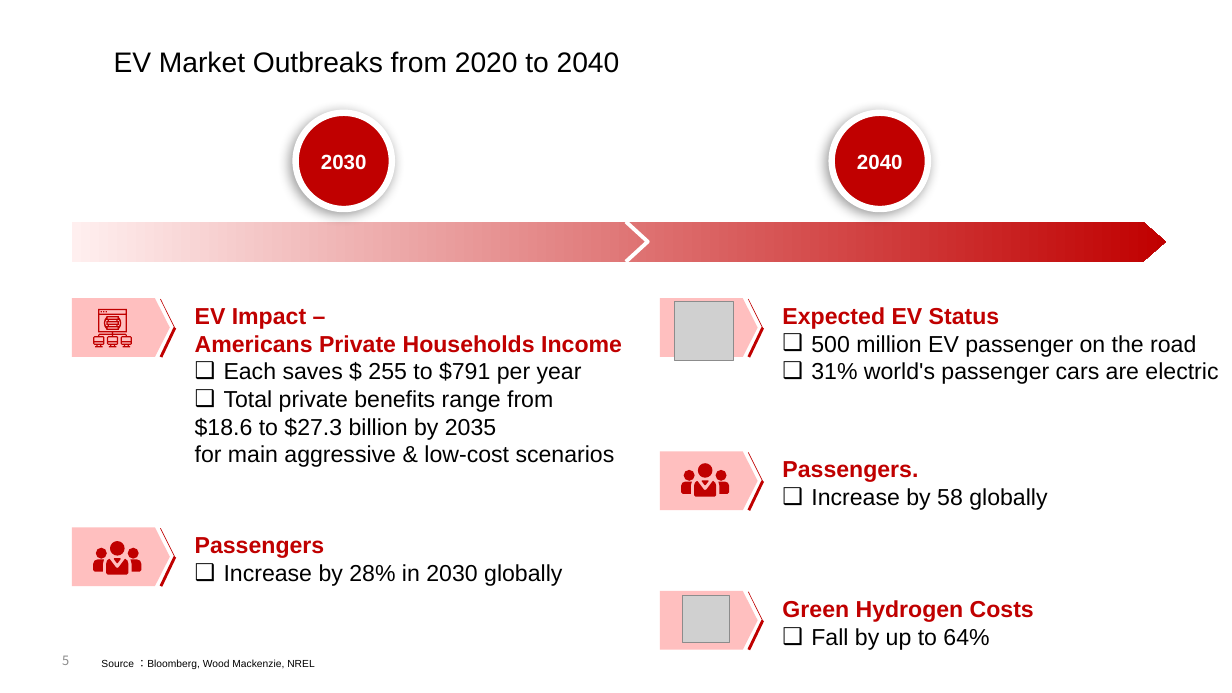
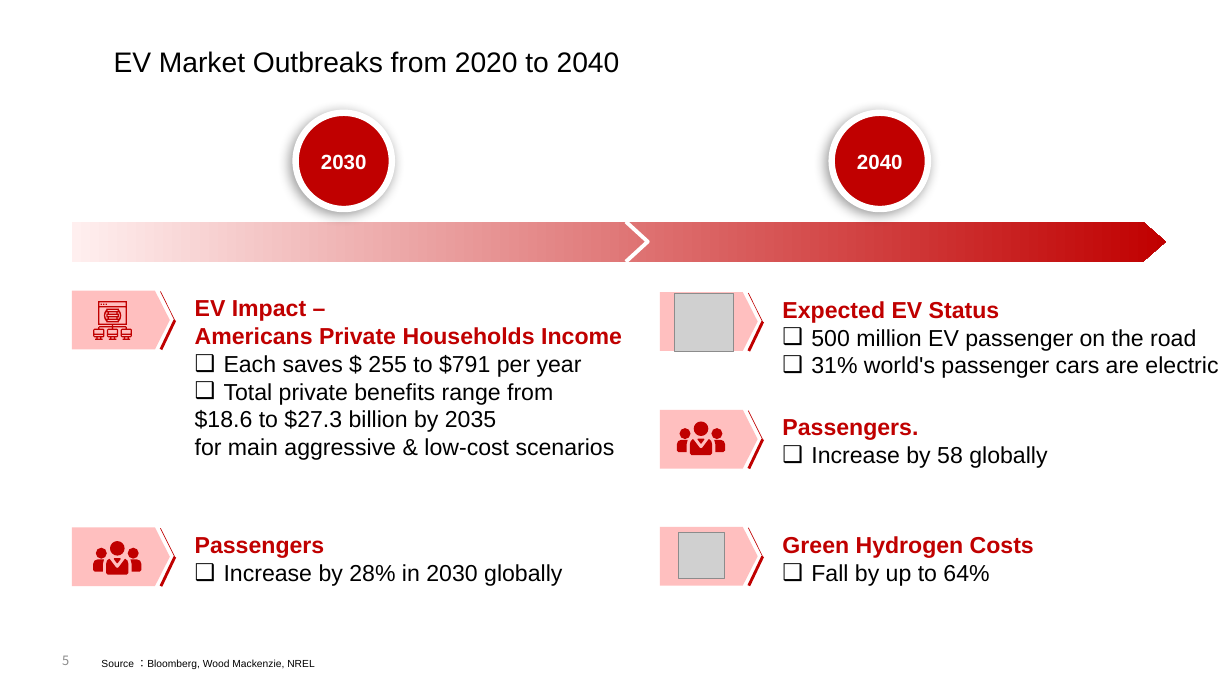
Before and after one commit to shonaqvi/Your-Next-Investment-, a slide deck: slide 5 of Slide_Template/TSLA deck_final_v4.pptx. Drawn at 1232x693 pixels with LibreOffice and Linux fonts; fonts in the diff are those of the drawing; grey boxes stand for pictures. Boxes give left, top, right and bottom in pixels: in the first picture for what was removed or moved away, otherwise in the second. Text is boxed around its words. In the diff, an @@ line names an element or a change of style, - is before the commit and + after.

Commit message:
V4 Deck Uploaded, alignment done

```diff
--- a/Slide_Template/TSLA deck_final_v4.pptx
+++ b/Slide_Template/TSLA deck_final_v4.pptx
@@ 4 lines, 1 text, 1 pentagon arrow: place and size @@
-4 lines, 1 text, 1 pentagon arrow at [161,299,1218,384]
+4 lines, 1 text, 1 pentagon arrow at [161,292,1218,378]
@@ 1 picture, 1 text, 1 pentagon arrow, 1 freeform shape: place and size @@
-1 picture, 1 text, 1 pentagon arrow, 1 freeform shape at [72,299,734,467]
+1 picture, 1 text, 1 pentagon arrow, 1 freeform shape at [72,291,734,460]
@@ pentagon arrow: place and size @@
-pentagon arrow at [660,452,758,511]
+pentagon arrow at [660,410,758,470]
@@ line moved from (749, 453) - (762, 482) to (749, 410) - (762, 440) @@
@@ text "Passengers.": place and size @@
-text "Passengers." at [782,461,1047,510]
+text "Passengers." at [782,419,1047,468]
@@ freeform shape: place and size @@
-freeform shape at [681,463,729,496]
+freeform shape at [677,421,726,455]
@@ line moved from (762, 482) - (749, 510) to (762, 439) - (749, 469) @@
@@ picture: place and size @@
-picture at [683,596,729,642]
+picture at [679,532,726,579]
@@ 2 lines, 1 text, 1 pentagon arrow: place and size @@
-2 lines, 1 text, 1 pentagon arrow at [660,592,1034,651]
+2 lines, 1 text, 1 pentagon arrow at [660,527,1034,586]
```
Also in this commit, not shown: 1 other slide changed.
